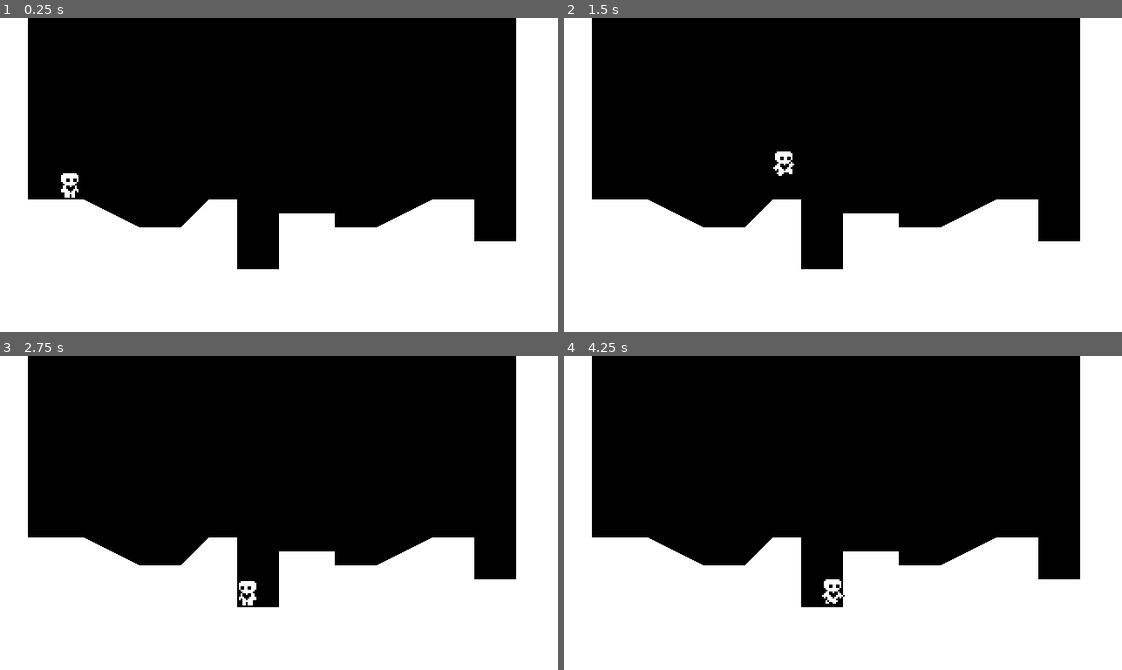
Above: before the commit, frames 1-4 (two rows, left to right).
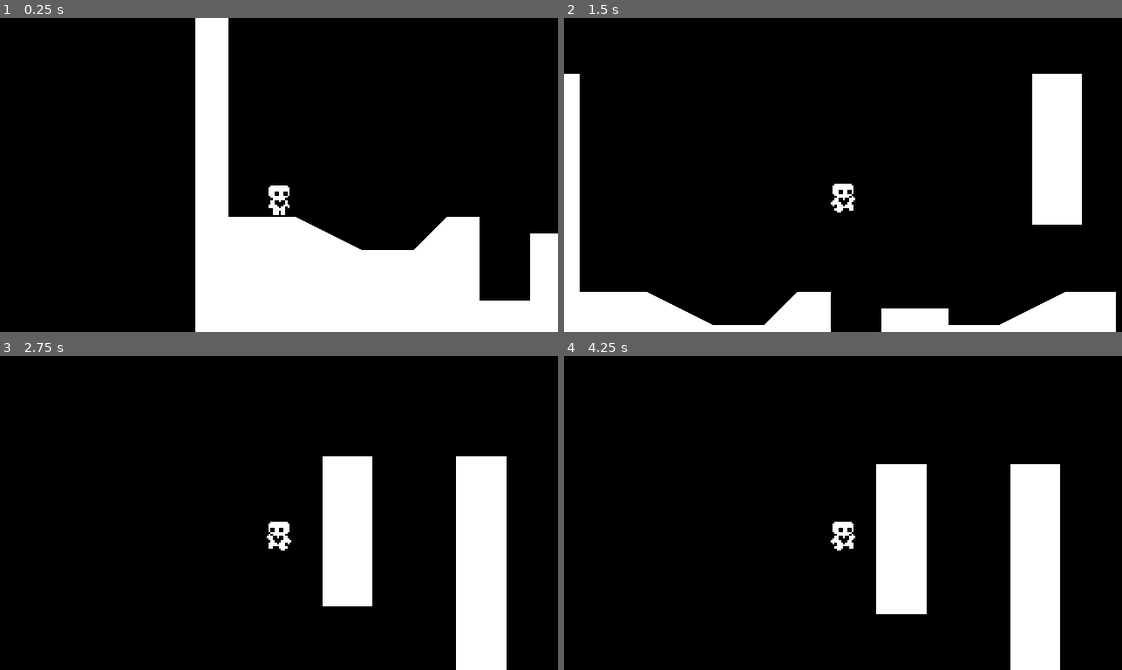
Above: after the commit, the same moments.

Repository: dazheng6/Heart-Platformer
Game: Godot game, scene res://Scenes/world.tscn
Same seed, same stepped clock (60 frames per second), same inputs: the game is played once before the commit and once after it.
Inputs:
- Up to frame 1 (0.25 s): no input
- Up to frame 2 (1.5 s): tap Enter at 0.5 s; hold Right (ui_right) from 0.53 s (still down); tap Up (ui_up) at 0.6, 0.77, 1.07, 1.35 s
- Up to frame 3 (2.75 s): tap Up (ui_up) at 1.52, 1.82, 2.1 s; release Right (ui_right) at 2.03 s; hold Left (ui_left) from 2.03 s (still down)
- Up to frame 4 (4.25 s): release Left (ui_left) at 2.78 s; hold Right (ui_right) from 2.78 s (still down); tap Up (ui_up) at 2.85, 3.02, 3.32, 3.6, 3.77, 4.07 s

The runs differ from the first frame. In frame 1, 31% of the frame differs, in the area x 0-100%, y 0-100%; in frame 2, 39%; in frame 3, 46%; in frame 4, 45%.

Commit message:
Finished to 12:12

Diff:
--- a/FasterMovementData.tres
+++ b/FasterMovementData.tres
@@ -8,3 +8,6 @@
 acceleration = 1000.0
 friction = 1000.0
 jump_velocity = -350.0
+gravity_scale = 0.7
+air_resistnace = 100.0
+ait_acceleration = 200.0
--- a/Scenes/player.tscn
+++ b/Scenes/player.tscn
@@ -1,7 +1,7 @@
 [gd_scene load_steps=14 format=3 uid="uid://b3vkmfxunohh8"]
 
 [ext_resource type="Script" path="res://Scripts/player.gd" id="1_le4us"]
-[ext_resource type="Resource" uid="uid://dh6b6uorldqm" path="res://DefaultMovementData.tres" id="2_hydq1"]
+[ext_resource type="Resource" uid="uid://pv664px4lo6y" path="res://FasterMovementData.tres" id="2_hyu5y"]
 [ext_resource type="Texture2D" uid="uid://bdiojqu1mxc8j" path="res://player.png" id="2_mimyl"]
 
 [sub_resource type="AtlasTexture" id="AtlasTexture_bbvjf"]
@@ -85,7 +85,7 @@
 floor_constant_speed = true
 floor_snap_length = 2.0
 script = ExtResource("1_le4us")
-movement_data = ExtResource("2_hydq1")
+movement_data = ExtResource("2_hyu5y")
 
 [node name="AnimatedSprite2D" type="AnimatedSprite2D" parent="."]
 position = Vector2(0, -10)
@@ -101,3 +101,7 @@
 
 [node name="CoyoteJumpTimer" type="Timer" parent="."]
 wait_time = 0.15
+
+[node name="Camera2D" type="Camera2D" parent="."]
+position = Vector2(2.08165e-12, -20)
+zoom = Vector2(1.2, 1.2)
--- a/Scenes/world.tscn
+++ b/Scenes/world.tscn
@@ -1,7 +1,12 @@
-[gd_scene load_steps=3 format=3 uid="uid://la8btl4g5ppc"]
+[gd_scene load_steps=5 format=3 uid="uid://la8btl4g5ppc"]
 
 [ext_resource type="Script" path="res://Scripts/world.gd" id="1_ot0k4"]
 [ext_resource type="PackedScene" uid="uid://b3vkmfxunohh8" path="res://Scenes/player.tscn" id="2_w78ye"]
+
+[sub_resource type="PhysicsMaterial" id="PhysicsMaterial_dk5em"]
+
+[sub_resource type="RectangleShape2D" id="RectangleShape2D_2cvs0"]
+size = Vector2(24, 72)
 
 [node name="World" type="Node2D"]
 script = ExtResource("1_ot0k4")
@@ -16,3 +21,15 @@
 [node name="Player" parent="." instance=ExtResource("2_w78ye")]
 position = Vector2(40, 88)
 floor_snap_length = 3.0
+
+[node name="StaticBody2D2" type="StaticBody2D" parent="."]
+physics_material_override = SubResource("PhysicsMaterial_dk5em")
+
+[node name="CollisionShape2D" type="CollisionShape2D" parent="StaticBody2D2"]
+position = Vector2(244, 36)
+shape = SubResource("RectangleShape2D_2cvs0")
+
+[node name="ColorRect" type="ColorRect" parent="StaticBody2D2"]
+offset_left = 232.0
+offset_right = 256.0
+offset_bottom = 72.0
--- a/Scripts/PlayerMovementData.gd
+++ b/Scripts/PlayerMovementData.gd
@@ -5,5 +5,6 @@
 @export var acceleration = 800.0
 @export var friction = 700.0
 @export var jump_velocity = -300.0
-@export var gravity_scale = 1.0
+@export var gravity_scale = 0.6
 @export var air_resistnace = 200.0
+@export var ait_acceleration = 400.0
--- a/Scripts/player.gd
+++ b/Scripts/player.gd
@@ -2,6 +2,7 @@
 
 @export var movement_data : PlayerMovementData
 
+var air_jump = false
 var gravity = ProjectSettings.get_setting("physics/2d/default_gravity")
 
 @onready var animated_sprite_2d = $AnimatedSprite2D
@@ -10,11 +11,13 @@
 func _physics_process(delta):
 	apply_gravity(delta)
 	handle_jump()
+	handle_wall_jump()
 	var input_axis = Input.get_axis("ui_left", "ui_right")
 	handle_acceleration(input_axis, delta)
+	handle_air_acceleration(input_axis, delta)
 	apply_friction(input_axis, delta)
 	apply_air_resistance(input_axis, delta)
-	update_animatinos(input_axis)
+	update_animations(input_axis)
 	var was_on_floor = is_on_floor()
 	move_and_slide()
 	var just_left_ledge = was_on_floor and not is_on_floor() and velocity.y  >= 0
@@ -26,17 +29,39 @@
 	if not is_on_floor():
 		velocity.y += gravity * movement_data.gravity_scale * delta
 
+func handle_wall_jump():
+	if not is_on_wall(): return
+	var wall_normal = get_wall_normal()
+	if Input.is_action_just_pressed("ui_up") and wall_normal == Vector2.LEFT:
+		velocity.x = wall_normal.x * movement_data.speed * .4
+		velocity.y = movement_data.jump_velocity * .6
+	if Input.is_action_just_pressed("ui_up") and wall_normal == Vector2.RIGHT:
+		velocity.x = wall_normal.x * movement_data.speed * .4
+		velocity.y = movement_data.jump_velocity * .6
+
 func handle_jump():
-	if is_on_floor() or coyote_jump_timer.time_left > 0.0:
+	if is_on_floor(): air_jump = true
+
+	if is_on_floor() or coyote_jump_timer.time_left < 0.0:
 		if Input.is_action_just_pressed("ui_up"):
-			velocity.y = movement_data.jump_velocity
+			velocity.y = movement_data.jump_velocity * .7
 	if not is_on_floor():
 		if Input.is_action_just_pressed("ui_up") and velocity.y < movement_data.jump_velocity / 2:
-			velocity.y = movement_data.jump_velocity / 2
+			velocity.y = movement_data.jump_velocity * .8
+
+		if Input.is_action_just_pressed("ui_up") and air_jump:
+			velocity.y = movement_data.jump_velocity * .7
+			air_jump = false
 
 func handle_acceleration(input_axis, delta):
+	if not is_on_floor(): return
 	if input_axis != 0:
 		velocity.x = move_toward(velocity.x, movement_data.speed * input_axis, movement_data.acceleration * delta)
+
+func handle_air_acceleration(input_axis, delta):
+	if is_on_floor(): return
+	if input_axis != 0:
+		velocity.x = move_toward(velocity.x, movement_data.speed * input_axis, movement_data.air_resistnace * delta)
 
 func apply_air_resistance(input_axis,delta):
 	if input_axis == 0 and not is_on_floor():
@@ -45,7 +70,7 @@
 func apply_friction(input_axis, delta):
 	if input_axis == 0 and is_on_floor():
 		velocity.x = move_toward(velocity.x, 0, movement_data.friction * delta)
-func update_animatinos(input_axis):
+func update_animations(input_axis):
 	if input_axis != 0:
 		animated_sprite_2d.flip_h = (input_axis < 0)
 		animated_sprite_2d.play("run")
